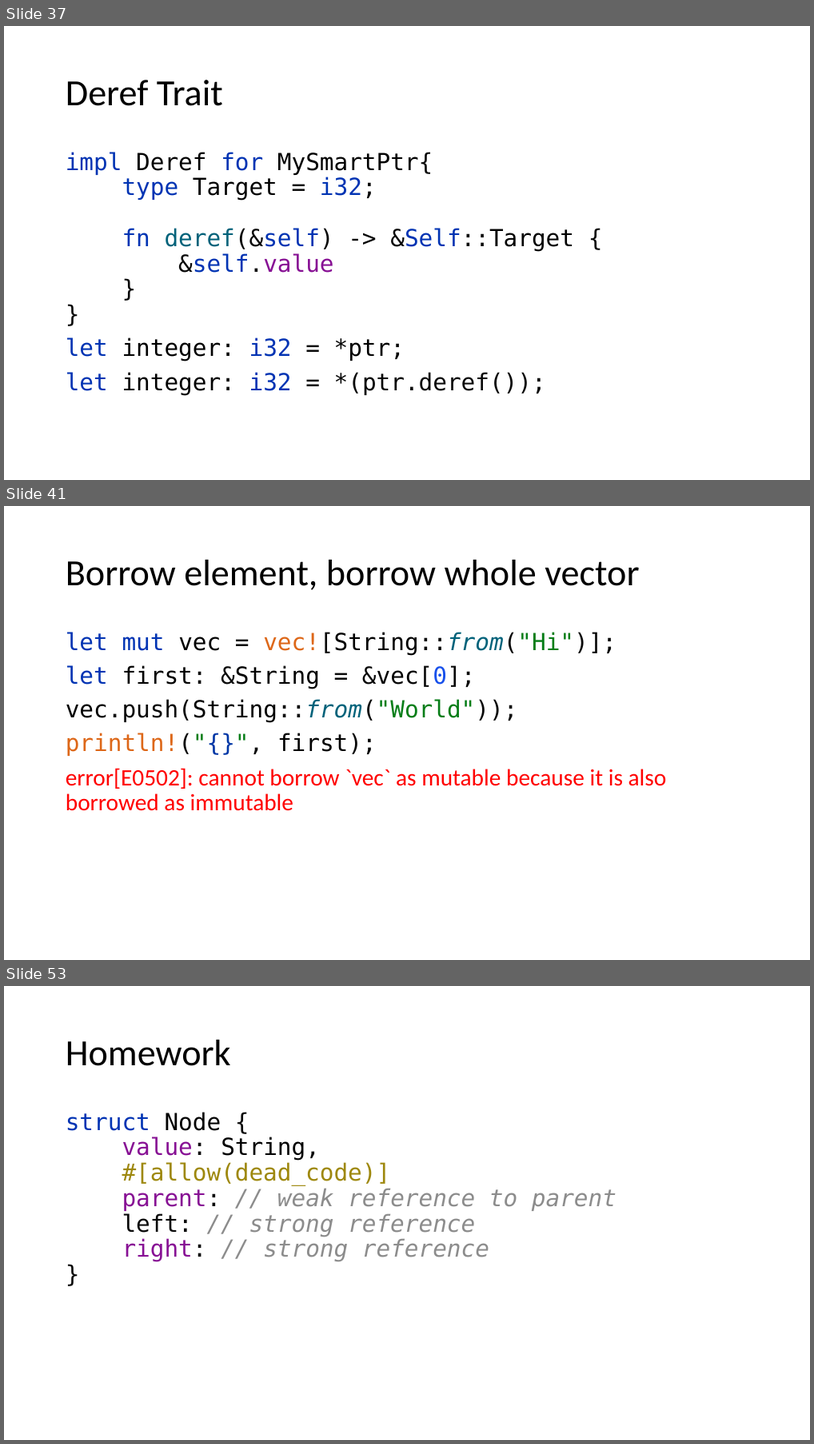
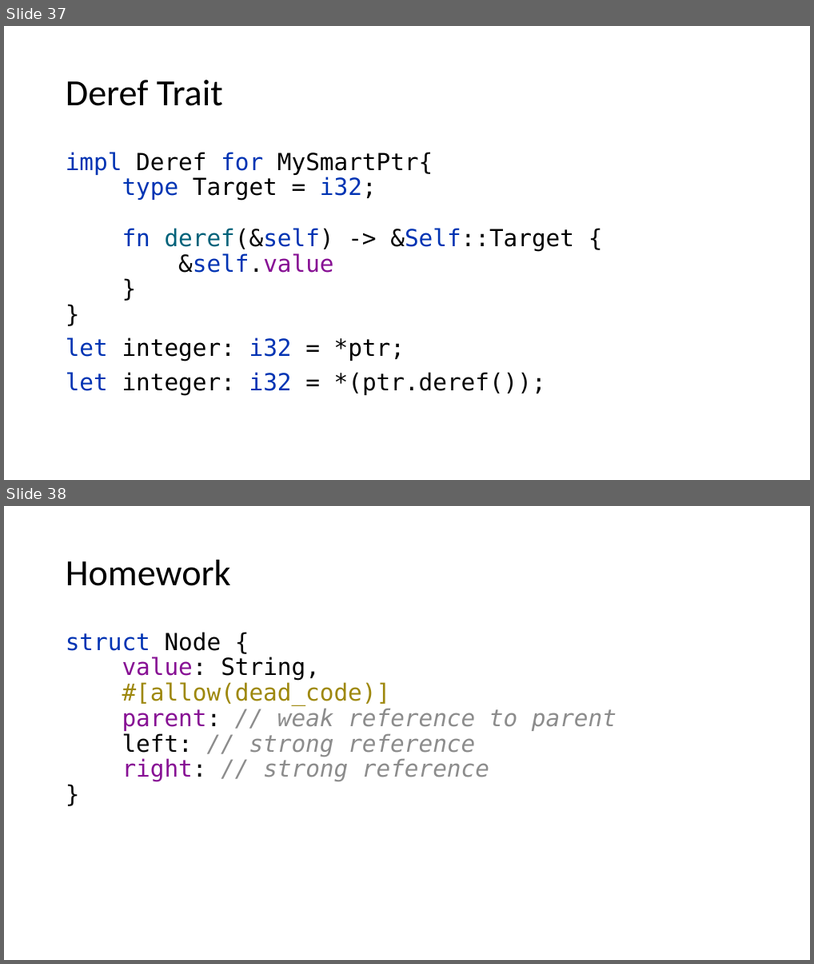
Before and after one commit to kugushev/course-rust-basics, a slide deck: src/05-SmartPointers/05-SmartPointers.pptx. Shown one above the other, each under a label of ours: slides 37, 41 and 53 before the commit, slides 37 and 38 after it; the slides between them are not shown. The pictures are 814x1444 and 814x964 pixels, drawn with LibreOffice and Linux fonts; fonts in the diff are those of the drawing. Boxes give left, top, right and bottom in pixels: in the first picture for what was removed or moved away, otherwise in the second. Text is boxed around its words. In the diff, an @@ line names an element or a change of style, - is before the commit and + after.

```diff
--- a/src/05-SmartPointers/05-SmartPointers.pptx
+++ b/src/05-SmartPointers/05-SmartPointers.pptx
@@ slide 41 removed at [4, 506, 810, 960], background #FFFFFF @@
@@ title removed at [66, 560, 639, 590] @@
-Borrow element, borrow whole vector
@@ text removed at [66, 632, 667, 811] @@
-let mut vec = vec![String::from("Hi")];
-let first: &String = &vec[0];
-vec.push(String::from("World"));
-println!("{}", first);
-error[E0502]: cannot borrow `vec` as mutable because it is also borrowed as immutable
@@ what was slide 53 is now slide 38 @@
```
Also in this commit, not shown: 1 slide changed, 14 other slides removed, 6 other files.
